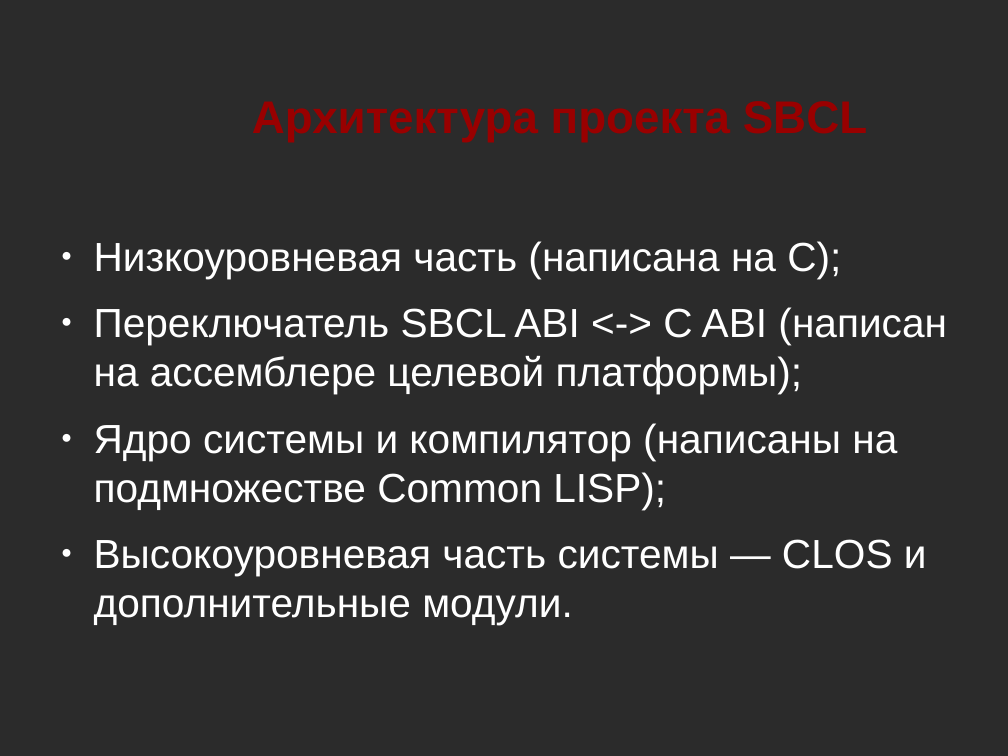
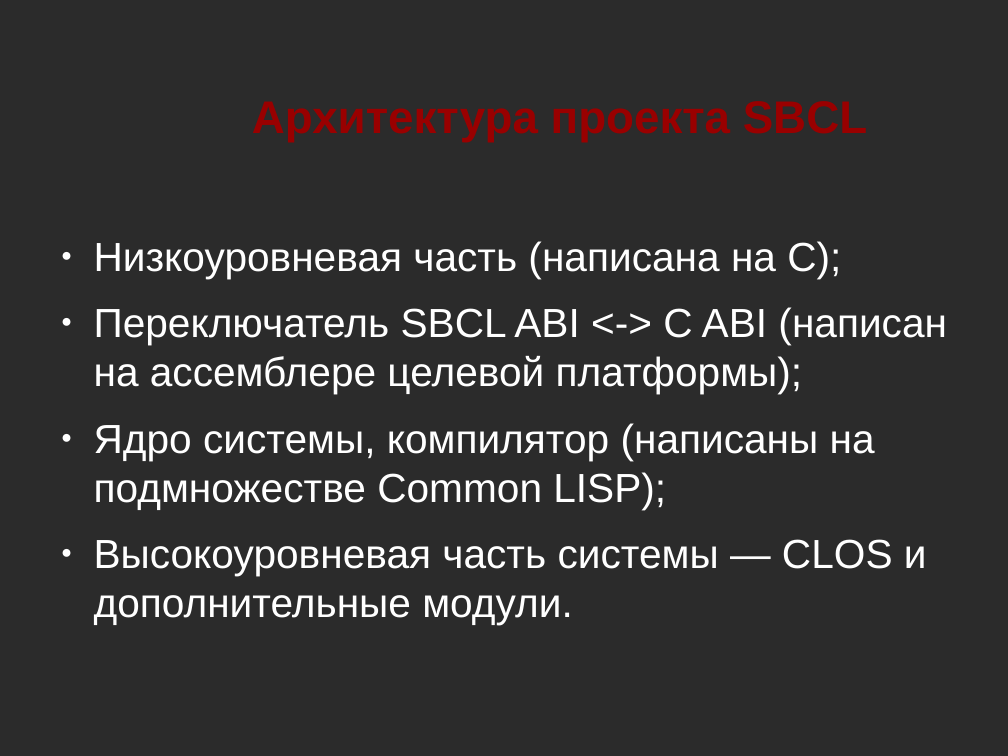
Before and after one commit to NIR-Ginko/presentations, a slide deck: slide 4 of SBCL porting.odp. Drawn at 1008x756 pixels with LibreOffice and Linux fonts; fonts in the diff are those of the drawing; background and template pictures are left out; a plain dark background stands for a picture behind light text. Boxes give left, top, right and bottom in pixels: in the first picture for what was removed or moved away, otherwise in the second. Text is boxed around its words. In the diff, an @@ line names an element or a change of style, - is before the commit and + after.

```diff
--- a/SBCL porting.odp
+++ b/SBCL porting.odp
@@ text at (94, 423, 875, 509): text changed @@
-● Ядро системы и компилятор (написаны на подмножестве Common LISP);
+● Ядро системы, компилятор (написаны на подмножестве Common LISP);
```
Also in this commit, not shown: 5 other slides changed.
